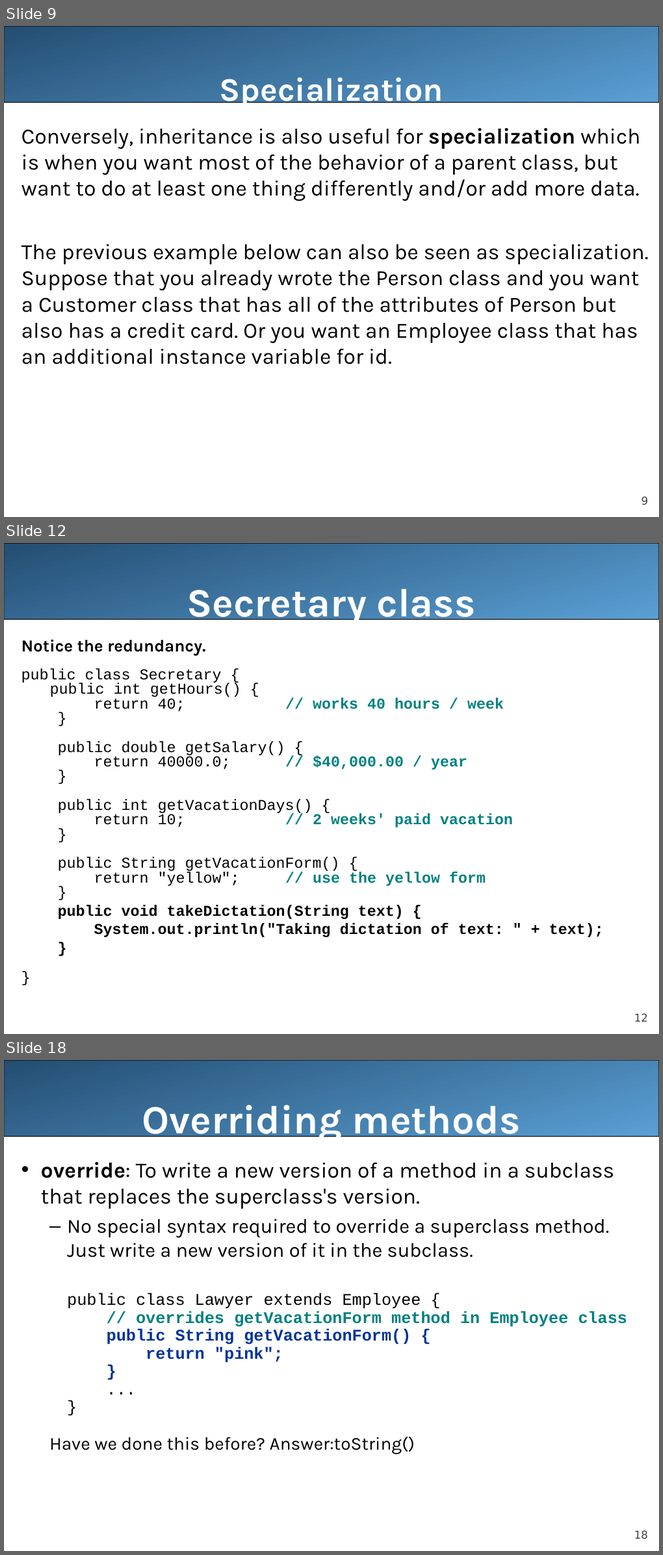
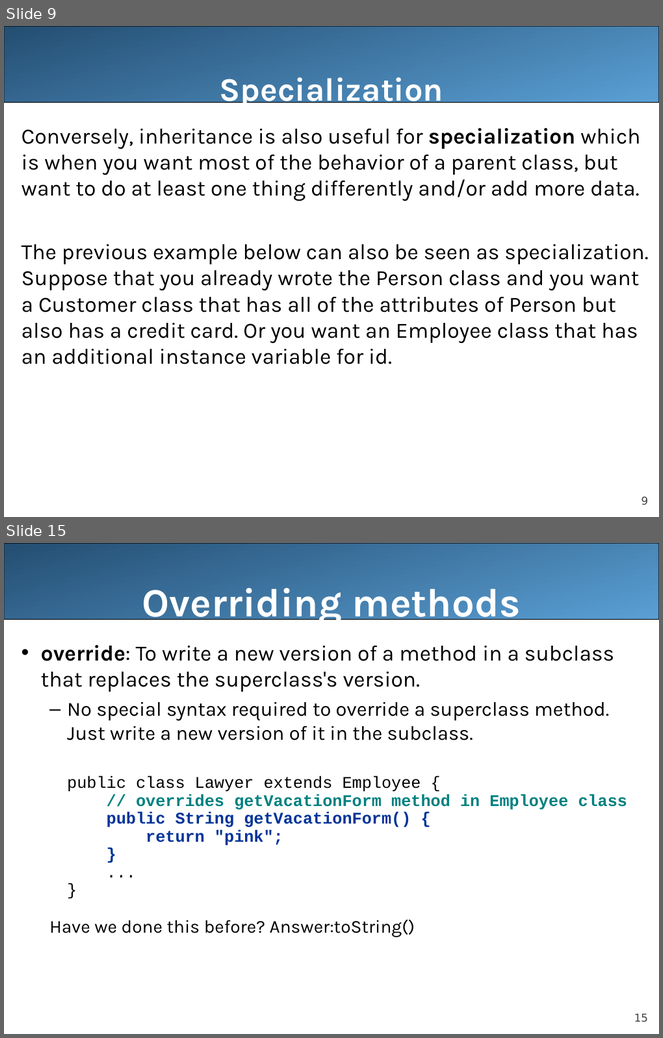
Before and after one commit to LongBaoNguyen/longbaonguyen.github.io, a slide deck: courses/apcsa/lecture21.ppt. Shown one above the other, each under a label of ours: slides 9, 12 and 18 before the commit, slides 9 and 15 after it; the slides between them are not shown. The pictures are 663x1555 and 663x1038 pixels, drawn with LibreOffice and Linux fonts; fonts in the diff are those of the drawing. Boxes give left, top, right and bottom in pixels: in the first picture for what was removed or moved away, otherwise in the second. Text is boxed around its words. In the diff, an @@ line names an element or a change of style, - is before the commit and + after.

```diff
--- a/courses/apcsa/lecture21.ppt
+++ b/courses/apcsa/lecture21.ppt
@@ slide 12 removed at [4,543,659,1034], background #FFFFFF; not listed: 2 template elements that a slide beside it also shows @@
@@ title removed at [187,589,476,626] @@
-Secretary class
@@ text removed at [22,639,604,938] @@
-Notice the redundancy.
-public class Secretary {
-public int getHours() {
-return 40; // works 40 hours / week
-}
-public double getSalary() {
-return 40000.0; // $40,000.00 / year
-}
-public int getVacationDays() {
-return 10; // 2 weeks' paid vacation
-}
-public String getVacationForm() {
-return "yellow"; // use the yellow form
-}
-public void takeDictation(String text) {
-System.out.println("Taking dictation of text: " + text);
-}
-}
@@ what was slide 18 is now slide 15 @@
@@ page number at [634,1014,648,1022]: text changed @@
-18
+15
```
Also in this commit, not shown: 2 slides changed, 3 slides added, 5 other slides removed, 4 other files.
